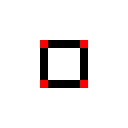
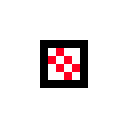
Layered file, before and after one edit (128x128). Changes by layer:
hid "noNetwork" over [40, 40, 88, 88]
added layer "noinsertion" above "request" over [48, 48, 80, 80]
